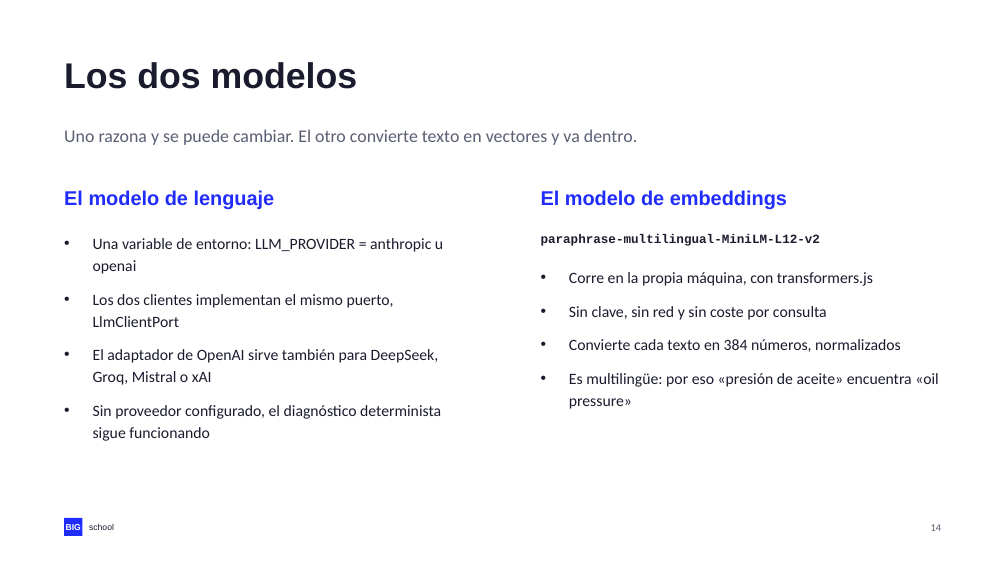
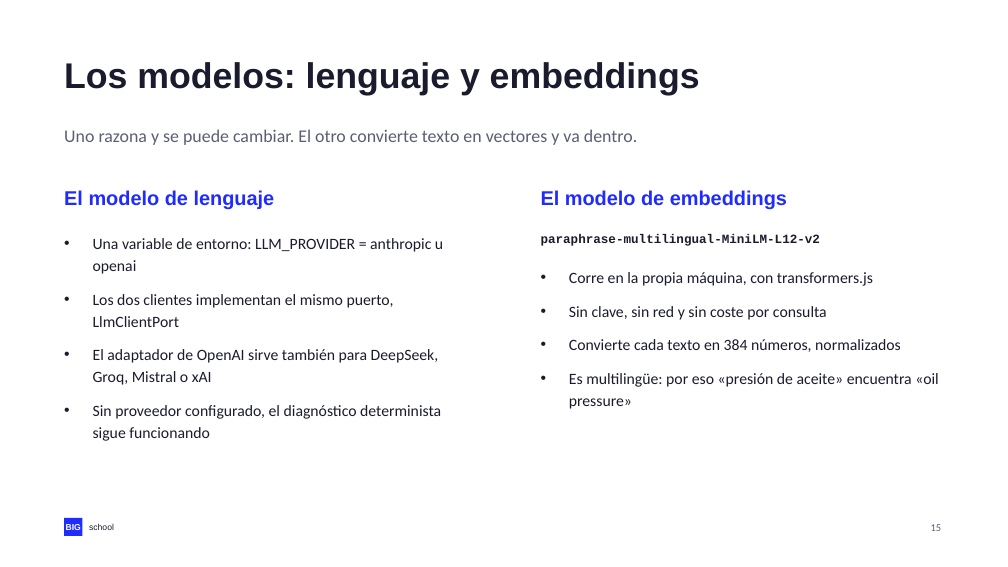
Before and after one commit to NovilloQuinta/intelligent-automotive-diagnostics, a slide deck: slide 15 of docs/presentacion/tfm-intelligent-automotive-diagnostics.pptx (slide 14 before the commit). Drawn at 1008x567 pixels with LibreOffice and Linux fonts; fonts in the diff are those of the drawing. Boxes give left, top, right and bottom in pixels: in the first picture for what was removed or moved away, otherwise in the second. Text is boxed around its words. In the diff, an @@ line names an element or a change of style, - is before the commit and + after.

```diff
--- a/docs/presentacion/tfm-intelligent-automotive-diagnostics.pptx
+++ b/docs/presentacion/tfm-intelligent-automotive-diagnostics.pptx
@@ text at <box>64,62,700,95</box>: text changed @@
-Los dos modelos
+Los modelos: lenguaje y embeddings
```
Also in this commit, not shown: 15 other slides changed, 1 slide added, 3 other files.
